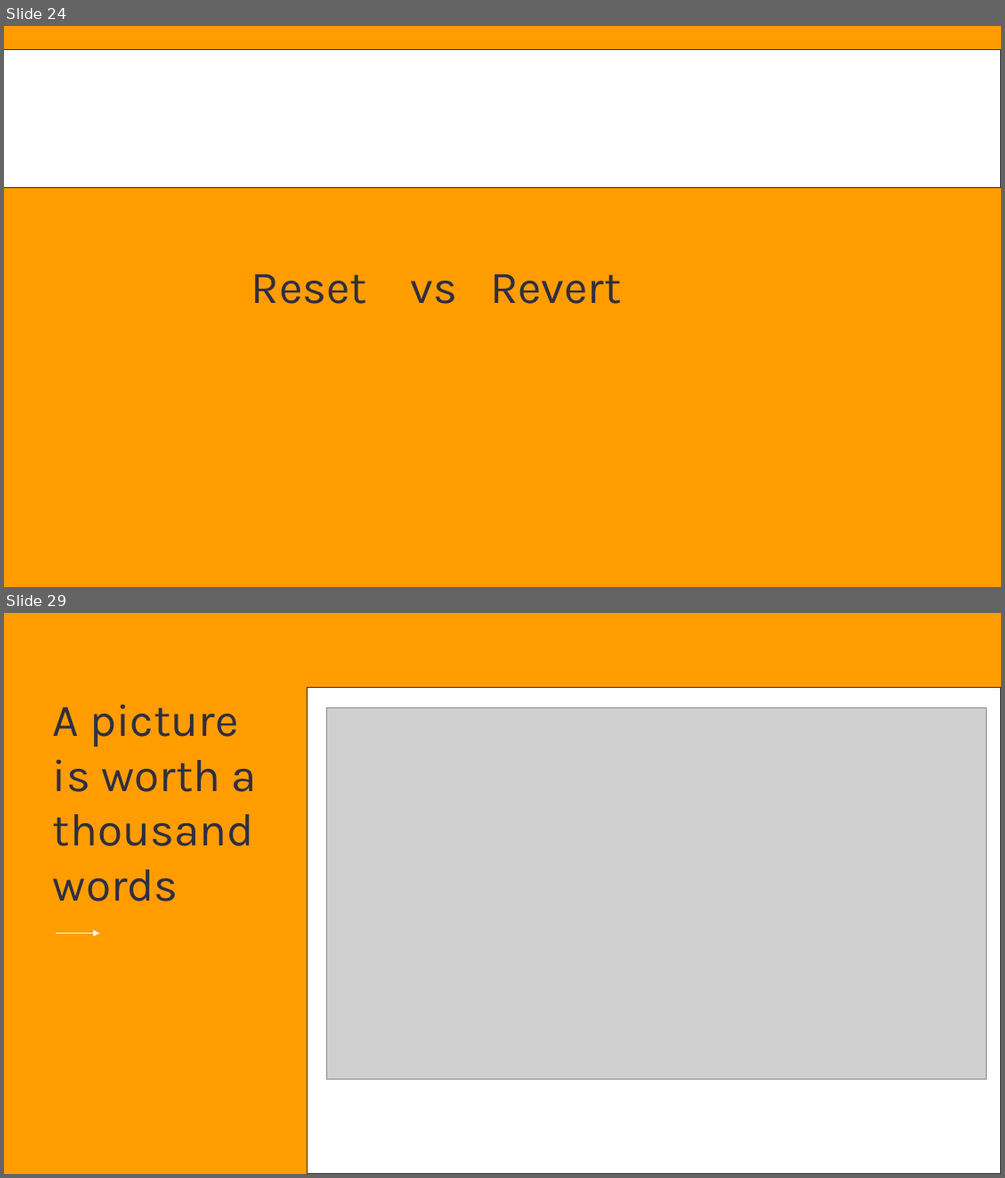
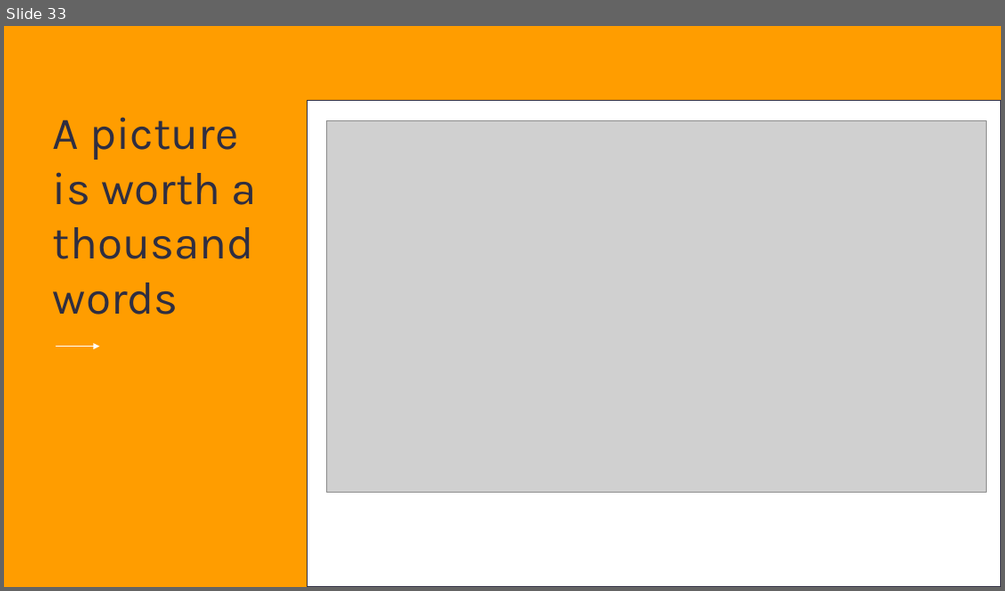
Before and after one commit to AbdessamadAbdaoui/Presentation_Git, a slide deck: presentation_Git.pptx. Shown one above the other, each under a label of ours: slides 24 and 29 before the commit, slide 33 after it; the slides between them are not shown. The pictures are 1005x1178 and 1005x591 pixels, drawn with LibreOffice and Linux fonts; fonts in the diff are those of the drawing; grey boxes stand for pictures. Boxes give left, top, right and bottom in pixels: in the first picture for what was removed or moved away, otherwise in the second. Text is boxed around its words. In the diff, an @@ line names an element or a change of style, - is before the commit and + after.

```diff
--- a/presentation_Git.pptx
+++ b/presentation_Git.pptx
@@ slide 24 removed at [4, 26, 1001, 587], background #FF9D00 @@
@@ rectangle removed at [4, 49, 1001, 187] @@
@@ text removed at [251, 273, 622, 304] @@
-Reset vs Revert
@@ what was slide 29 is now slide 33 @@
```
Also in this commit, not shown: 1 slide changed, 30 slides added, 25 other slides removed.
